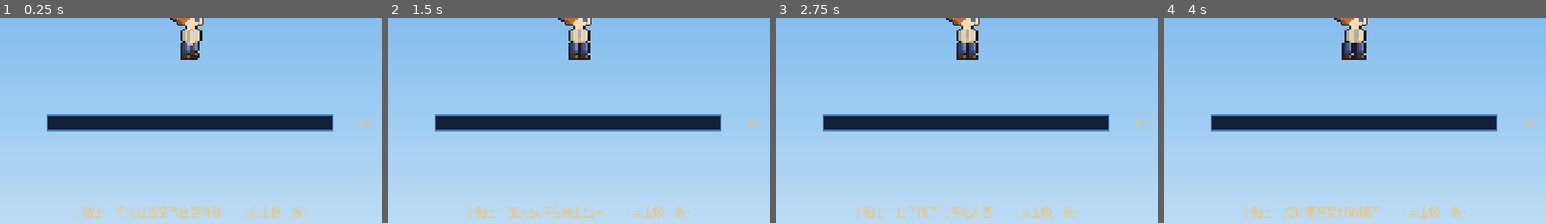
Above: before the commit, frames 1-4 (left to right).
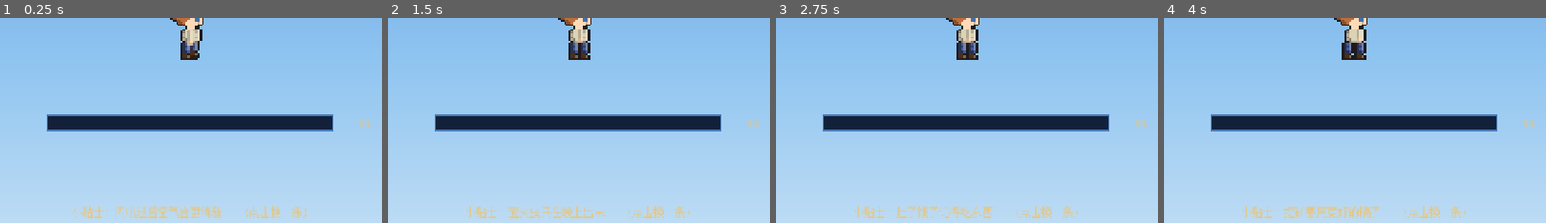
Above: after the commit, the same moments.

Repository: Nornttyy/tielaruia
Game: Godot game, scene res://scenes/ui/loading_screen.tscn
The game is run twice, just before and just after one commit, with the same random seed, the same clock (stepped at 60 frames per second) and the same inputs. This scene is started directly instead of the project's main scene.
Inputs:
- Up to frame 1 (0.25 s): no input
- Up to frame 2 (1.5 s): click "小贴士: 闪电过后空气会更清新 (点击换一条)" at 0.5 s; click "小贴士: 按住 鼠标左键 挖方块 (点击换一条)" at 1.25 s
- Up to frame 3 (2.75 s): click "小贴士: 萤火虫只在晚上出来 (点击换一条)" at 2 s
- Up to frame 4 (4 s): click "小贴士: 肚子饿了记得吃东西 (点击换一条)" at 2.75 s; click "小贴士: 砍树就能拿到木头 (点击换一条)" at 3.5 s
The pictures show only the part of the screen within x 25-75%, y 40-90%; the shares and areas given below are measured in that part.

The runs differ from the first frame. In frame 1, 0.1% of the frame differs, in the area x 47-53%, y 3-18%; in frame 2, 0.2%; in frame 3, 0.2%; in frame 4, 0.2%.

Commit message:
feat(character-art): 衣服加足细节 — 纽扣(凸起)+领口/门襟(缝)+深阴影+褶皱
用户嫌衣服太平像换色. 调色板加深阴档(衬衫E/裤子A); 重做:
- 上衣(男/女): 有扣衬衫 — 后背深阴E→前襟高光c渐变 + 深色纽扣D(前襟可见) + 领口 + 后侧褶皱 + 下摆深阴
- 裤腿: 外侧深裤缝A + 膝褶B + 前缘高光P + 裤脚深阴
细节放可见区(中间被手臂挡). 18/18 过.

Co-Authored-By: Claude Opus 4.8 (1M context) <noreply@anthropic.com>

Diff:
--- a/scripts/art/player_art.gd
+++ b/scripts/art/player_art.gd
@@ -141,14 +141,15 @@
 	".H.",
 ]
 
-# 侧躯干 (衬衫 w / 阴影 D / 高光 c)。领口 + 门襟中缝 + 后侧阴暗 + 前缘高光 + 下摆。7 宽 × 6 高。
+# 有扣衬衫: 后背深阴影E + 前襟纽扣(亮c+下阴D=凸起) + 领口 + 褶皱 + 下摆。
+# 细节放可见区 (中间 col3-4 被手臂挡, 不放细节)。7 宽 × 6 高。
 const _TORSO := [
-	".wwDww.",
-	"DwwDwwc",
-	"DwwDwwc",
-	"DwwDwwc",
-	"DwwDwww",
-	".DwDwD.",
+	".wwwDDc",   # 领口 DD + 前缘高光 c
+	"EwwwwDc",   # 后深阴 E + 纽扣 D(深色才看得见) + 前高光 c
+	"Dwwwwwc",   # 扣间 (门襟)
+	"EwwwwDc",   # 纽扣 D
+	"DEwwwwc",   # 后侧褶皱 E
+	".EDDDE.",   # 下摆深阴
 ]
 # 手臂 (袖子+手), 垂在身体前。后缘深 D + 前缘亮 c = 有体积的胳膊, 跟同色躯干分得开。2 宽 × 6 高。
 const _ARM := [
@@ -159,12 +160,12 @@
 	"ks",
 	"kk",
 ]
-# 单腿 (裤 b / 阴影 B / 高光 P)。外侧裤缝 B + 前缘高光 P + 裤脚深阴影。3 宽 × 4 高。
+# 单腿 (裤 b / 阴影 B / 深阴 A / 高光 P)。外侧裤缝深A + 前缘高光P + 膝褶 + 裤脚深阴。3 宽 × 4 高。
 const _LEG := [
-	"BbP",
-	"BbP",
-	"BbP",
-	"BBb",
+	"AbP",
+	"ABP",
+	"AbP",
+	"AAb",
 ]
 # 女款细腿 (2 宽, 苗条): 长裤 / 裙下裸腿 / 泳裤 各一版。
 const _LEG_F := [
@@ -308,11 +309,11 @@
 static func _female_torso(cs: int) -> Array:
 	cs = clampi(cs, 0, 5)
 	var rows := [
-		".wwDww...",   # 肩 + 领口 (D)
-		"DwwDwwc..",   # 上胸 (后阴暗 + 中缝 + 前缘高光 c)
-		"DwwDwwc..",   # 中胸
-		"DwwDwwc..",   # 下胸
-		"Dwww.....",   # 腰 (收腰; 后背对齐 col0 一条直线, 不歪)
+		".wwwDDc..",   # 肩 + 领口 DD + 前高光 c
+		"EwwwwDc..",   # 上胸 (后深阴E + 纽扣D + 前高光c)
+		"Dwwwwwc..",   # 中胸 (扣间门襟)
+		"EwwwwDc..",   # 下胸 (纽扣D)
+		"Dwww.....",   # 腰 (收腰; 后背 col0 一条直线, 不歪)
 		"Dwwwww...",   # 胯 (外扩, 比腰宽一截)
 	]
 	if cs >= 1:
@@ -417,8 +418,8 @@
 		".": Color(0, 0, 0, 0),
 		"s": skin, "k": skin.darkened(0.18), "p": skin.lightened(0.16),   # p=皮肤高光
 		"h": hair, "H": hair.darkened(0.28), "g": hair.lightened(0.32),   # g=头发高光
-		"w": shirt, "D": shirt.darkened(0.18), "c": shirt.lightened(0.22), # c=衬衫高光
-		"b": pants, "B": pants.darkened(0.28), "P": pants.lightened(0.26), # P=裤子高光
+		"w": shirt, "D": shirt.darkened(0.18), "c": shirt.lightened(0.24), "E": shirt.darkened(0.40), # c高光 E深阴影
+		"b": pants, "B": pants.darkened(0.28), "P": pants.lightened(0.26), "A": pants.darkened(0.45), # P高光 A深阴影
 		"i": eye, "W": _WHITE, "e": skin.darkened(0.30),
 		"o": shoe, "O": shoe.darkened(0.36), "q": shoe.lightened(0.28),   # 鞋(可换色) + 高光 q
 		"L": _OUTLINE,
